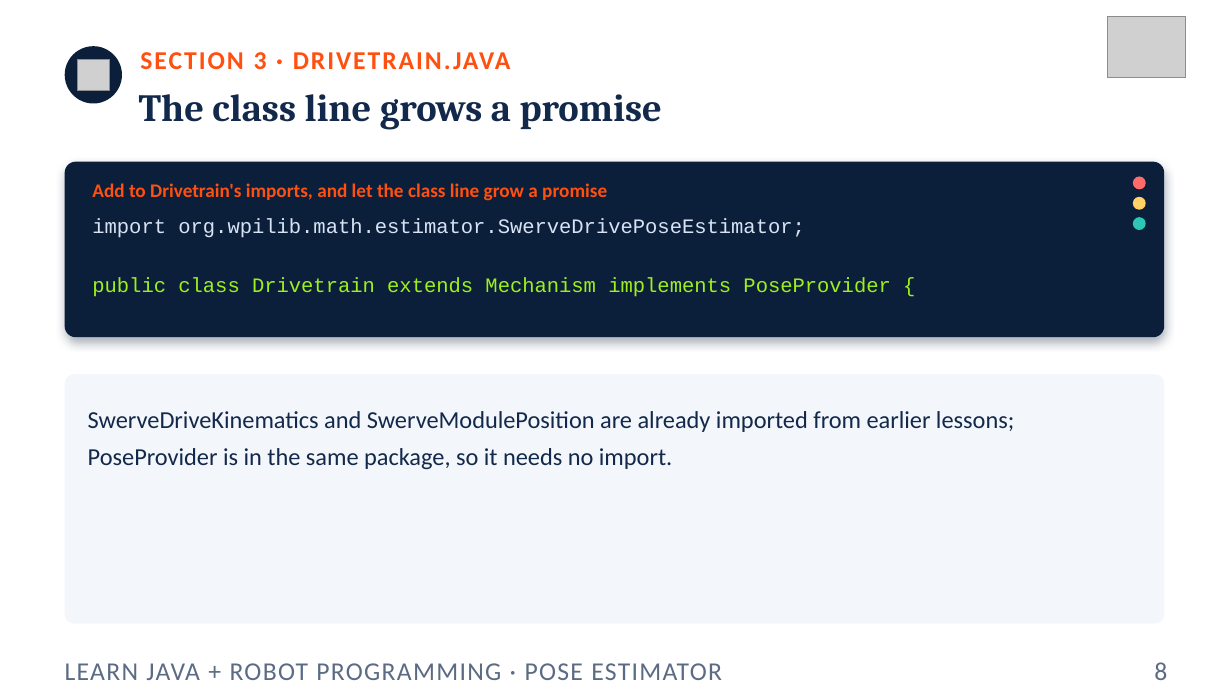
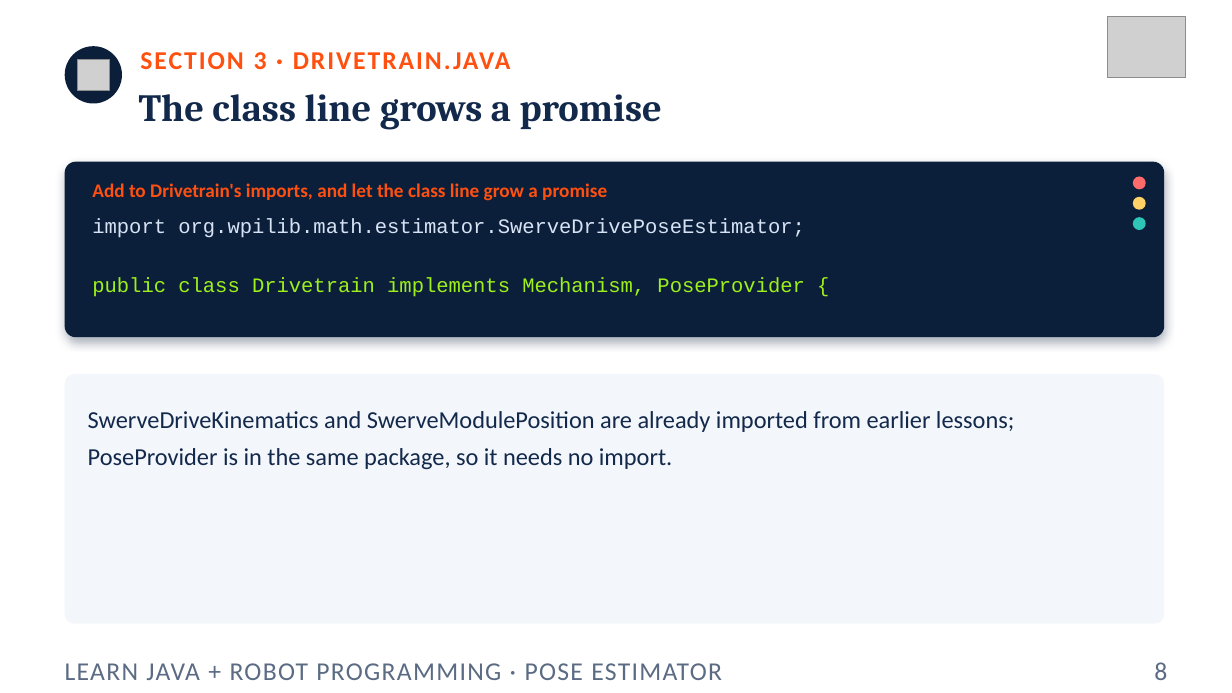
Before and after one commit to FRC5010/BasicRobotLessons, a slide deck: slide 8 of docs/presentations/v3/14-pose-estimator.pptx. Drawn at 1232x693 pixels with LibreOffice and Linux fonts; fonts in the diff are those of the drawing; grey boxes stand for pictures. Boxes give left, top, right and bottom in pixels: in the first picture for what was removed or moved away, otherwise in the second. Text is boxed around its words. In the diff, an @@ line names an element or a change of style, - is before the commit and + after.

```diff
--- a/docs/presentations/v3/14-pose-estimator.pptx
+++ b/docs/presentations/v3/14-pose-estimator.pptx
@@ text at (x1=92, y1=277, x2=804, y2=297): text changed @@
-public class Drivetrain extends Mechanism implements PoseProvider {
+public class Drivetrain implements Mechanism, PoseProvider {
```
Also in this commit, not shown: 4 other slides changed, 23 other files.
